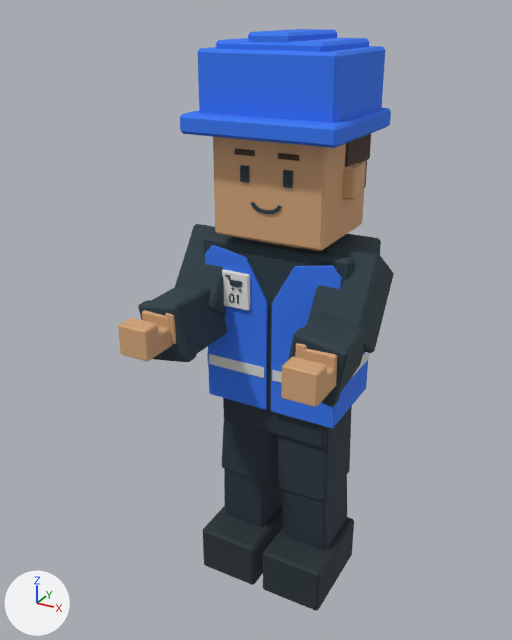
An edit to the Blender file assets/v3/blender/picker-figure.blend, drawn before and after from the same camera.
One viewpoint serves both versions: a 50 mm camera at (0.858, -1.767, 1.752) aimed at (-0.045, -0.124, 0.931). Arrows for +X, +Y and +Z are at lower left; the lights stay in place. The picture after the commit comes second.

Objects in the first picture: 'boot_L', 'boot_R', 'connected_shoulder_band', 'cuboid_head', 'helmet_brim', 'helmet_crown', 'trouser_shin_R', 'trouser_thigh_L', 'trouser_thigh_R', 'upper_sleeve_R', 'vest_front_L', 'vest_front_R' and 32 more.
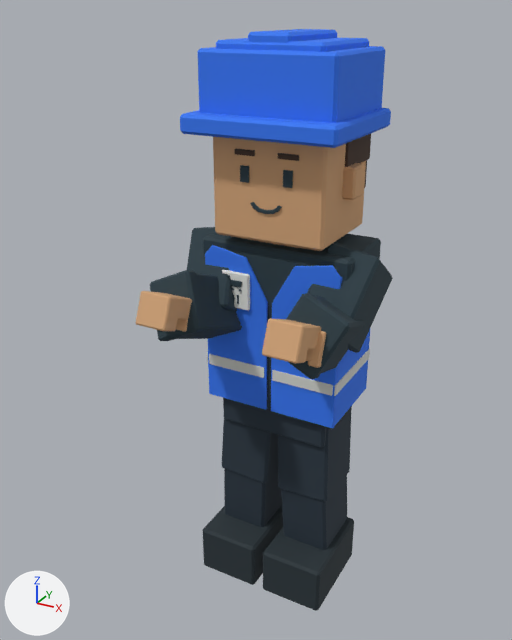
Not drawn themselves, but carrying or shaping drawn objects: ob_joint__upper_arm_r, ob_joint__upper_arm_l, ob_joint__hand_r, ob_joint__hand_l, ob_joint__forearm_r, ob_joint__forearm_l.

What differs and where, as boxes [x1, y1, x2, y2] in the pictures (512 x 640 px):
'upper_sleeve_R', turned
    before: [307, 246, 394, 353]
    after: [307, 242, 393, 353]
'fore_sleeve_L', turned
    before: [140, 287, 227, 359]
    after: [151, 273, 242, 339]
'fore_sleeve_R', turned
    before: [293, 310, 372, 404]
    after: [291, 296, 365, 374]
'upper_sleeve_L', turned
    before: [175, 224, 231, 316]
    after: [187, 227, 237, 312]
'mitten_R_spine', turned, moved
    before: [281, 367, 337, 407]
    after: [264, 318, 321, 350]
'cuff_R', turned
    before: [288, 328, 352, 407]
    after: [287, 293, 352, 379]
'cuff_L', turned
    before: [138, 300, 197, 362]
    after: [150, 270, 205, 341]
'mitten_L_spine', turned, moved
    before: [119, 326, 172, 362]
    after: [138, 291, 192, 320]
'mitten_R_lower_pad', turned, moved
    before: [282, 357, 327, 388]
    after: [262, 340, 308, 364]
'mitten_L_lower_pad', turned, moved
    before: [118, 318, 159, 344]
    after: [136, 311, 178, 331]
'mitten_R_upper_pad', turned, moved (mostly hidden afterwards)
    before: [301, 349, 337, 369]
    after: [306, 349, 315, 361]
'mitten_R_thumb', turned, moved (mostly hidden before)
    before: [295, 343, 307, 358]
    after: [308, 331, 327, 368]
'mitten_L_upper_pad', turned, moved
    before: [142, 310, 169, 328]
    after: [176, 319, 188, 332]
'mitten_L_thumb', turned, moved (not visible afterwards)
    before: [165, 313, 176, 344]

The change, as a diff of the scene's bpy script:
```diff
--- a/assets/v3/blender/picker-figure.blend.py
+++ b/assets/v3/blender/picker-figure.blend.py
@@ ob_joint__upper_arm_r @@
 ob_joint__upper_arm_r.location = (0.215, -0.005, 0.43)
-ob_joint__upper_arm_r.rotation_euler = (-0.564, 0.198, -0.124)  # degrees (-32, 11, -7.1)
+ob_joint__upper_arm_r.rotation_euler = (-0.589, 0.353, -0.227)  # degrees (-34, 20, -13)
@@ ob_joint__upper_arm_l @@
 ob_joint__upper_arm_l.location = (-0.215, -0.005, 0.43)
-ob_joint__upper_arm_l.rotation_euler = (-0.564, -0.198, 0.124)  # degrees (-32, -11, 7.1)
+ob_joint__upper_arm_l.rotation_euler = (-0.589, -0.353, 0.227)  # degrees (-34, -20, 13)
@@ ob_joint__hand_r @@
 ob_joint__hand_r = bpy.data.objects.new('joint__hand_R', None)
-ob_joint__hand_r.parent = ob_joint__forearm_r
-ob_joint__hand_r.location = (0.035, -0.015, -0.19)
-ob_joint__hand_r.rotation_euler = (-0.0799, -0.139, -0.187)  # degrees (-4.6, -8, -11)
+ob_joint__hand_r.parent = ob_joint__palm_roll_r
+ob_joint__hand_r.location = (0.0, 0.0, 0.0)
+ob_joint__hand_r.rotation_euler = (0.0327, 0.0828, -0.409)  # degrees (1.9, 4.7, -23)
@@ ob_joint__hand_l @@
 ob_joint__hand_l = bpy.data.objects.new('joint__hand_L', None)
-ob_joint__hand_l.parent = ob_joint__forearm_l
-ob_joint__hand_l.location = (-0.035, -0.015, -0.19)
-ob_joint__hand_l.rotation_euler = (-0.0799, 0.139, 0.187)  # degrees (-4.6, 8, 11)
+ob_joint__hand_l.parent = ob_joint__palm_roll_l
+ob_joint__hand_l.location = (0.0, 0.0, 0.0)
+ob_joint__hand_l.rotation_euler = (0.0327, -0.0828, 0.409)  # degrees (1.9, -4.7, 23)
@@ ob_joint__forearm_r @@
 ob_joint__forearm_r.location = (0.05, -0.01, -0.2)
-ob_joint__forearm_r.rotation_euler = (-0.926, 0.0, 0.0)  # degrees (-53, 0, 0)
+ob_joint__forearm_r.rotation_euler = (-1.365, 0.0, 0.0)  # degrees (-78, 0, 0)
@@ ob_joint__forearm_l @@
 ob_joint__forearm_l.location = (-0.05, -0.01, -0.2)
-ob_joint__forearm_l.rotation_euler = (-0.926, 0.0, 0.0)  # degrees (-53, 0, 0)
+ob_joint__forearm_l.rotation_euler = (-1.365, 0.0, 0.0)  # degrees (-78, 0, 0)
@@ ob_joint__palm_roll_l @@
+ob_joint__palm_roll_l = bpy.data.objects.new('joint__palm_roll_L', None)
+ob_joint__palm_roll_l.parent = ob_joint__forearm_l
+ob_joint__palm_roll_l.location = (-0.035, -0.015, -0.19)
+ob_joint__palm_roll_l.rotation_euler = (0.0, 0.0, 3.142)  # degrees (0, 0, 180)
@@ ob_joint__palm_roll_r @@
+ob_joint__palm_roll_r = bpy.data.objects.new('joint__palm_roll_R', None)
+ob_joint__palm_roll_r.parent = ob_joint__forearm_r
+ob_joint__palm_roll_r.location = (0.035, -0.015, -0.19)
+ob_joint__palm_roll_r.rotation_euler = (0.0, 0.0, 3.142)  # degrees (0, 0, 180)
```
